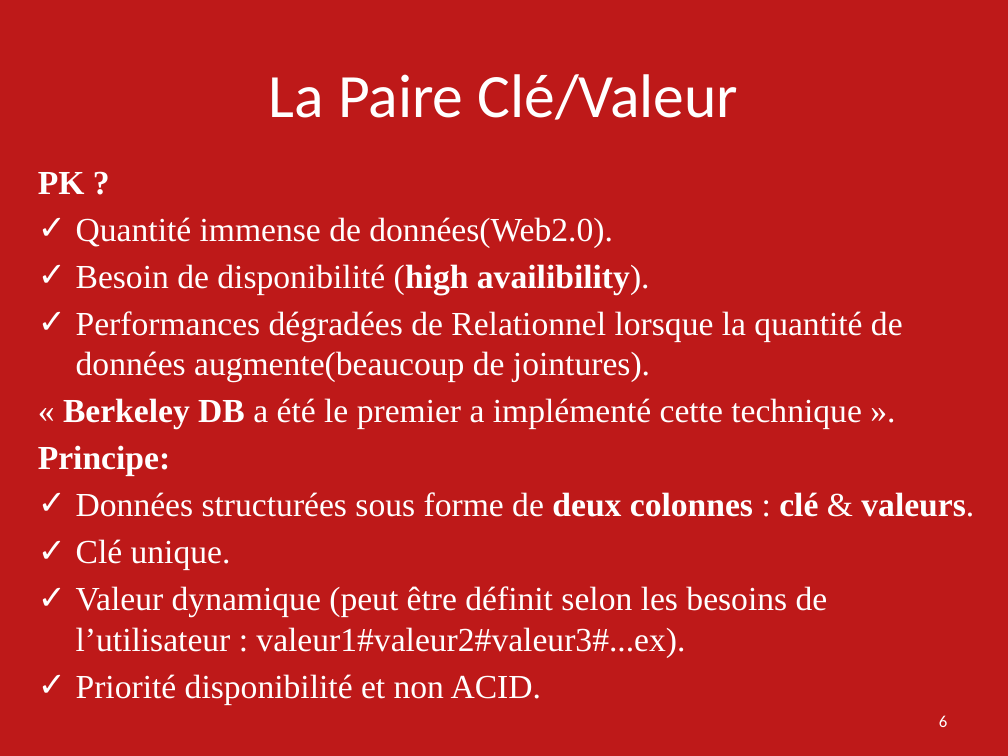
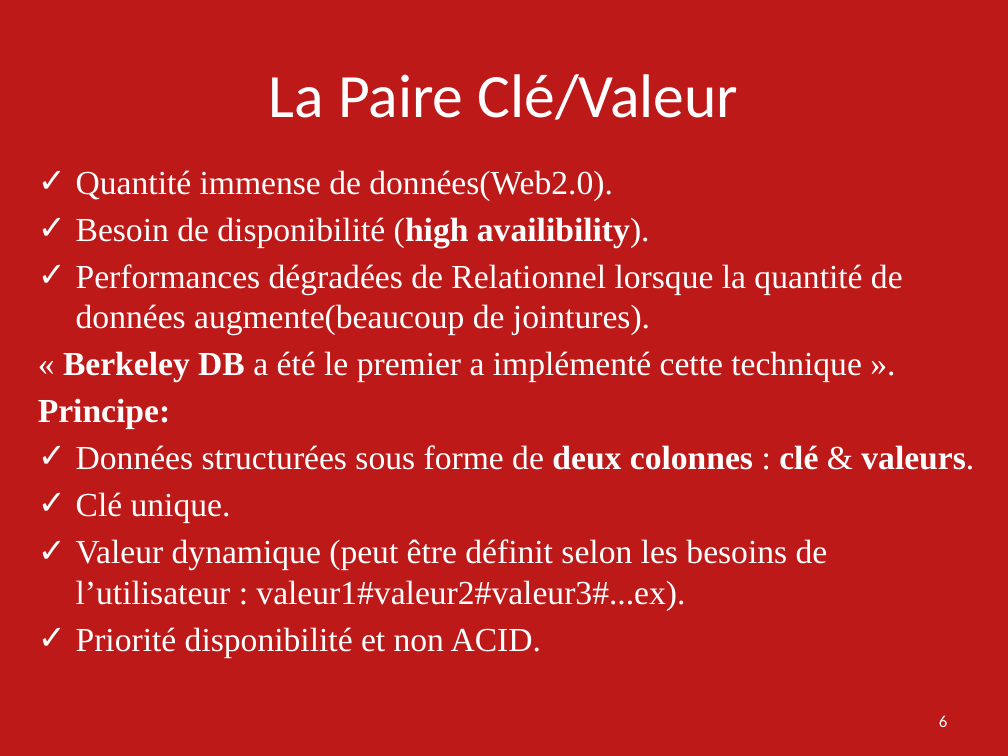
Before and after one commit to ebouhanna/SMB214-2016-Oracle-Berkeley-DB-JE, a slide deck: slide 6 of Presentation Oracle Berkeley DB SMB214.pptx. Drawn at 1008x756 pixels with LibreOffice and Linux fonts; fonts in the diff are those of the drawing. Boxes give left, top, right and bottom in pixels: in the first picture for what was removed or moved away, otherwise in the second. Text is boxed around its words. In the diff, an @@ line names an element or a change of style, - is before the commit and + after.

```diff
--- a/Presentation Oracle Berkeley DB SMB214.pptx
+++ b/Presentation Oracle Berkeley DB SMB214.pptx
@@ text at [38,172,85,194]: paragraph removed @@
-PK ?
```
Also in this commit, not shown: 6 other slides changed, 4 slides added, 1 other file.
